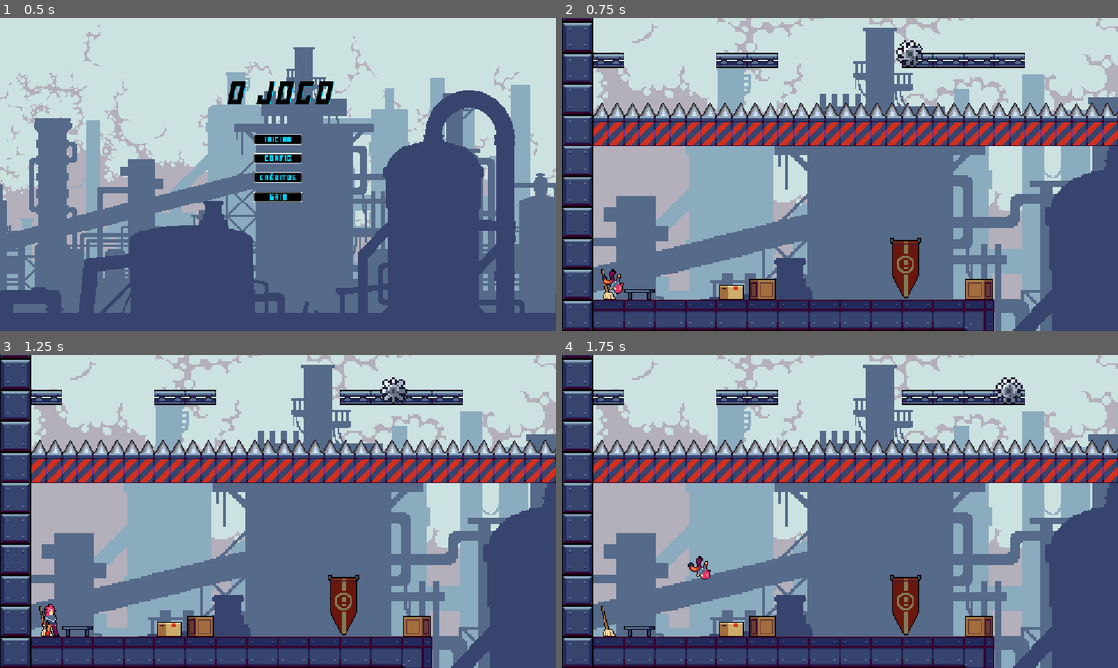
Above: before the commit, frames 1-4 (two rows, left to right).
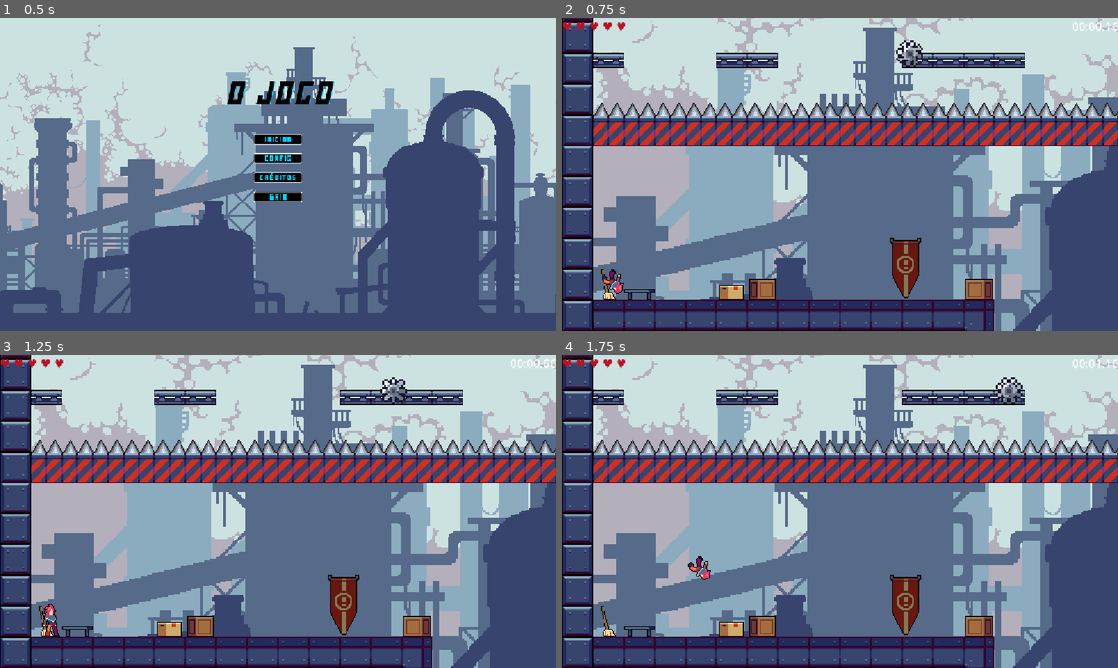
Above: after the commit, the same moments.

Repository: Carlos-Robrt-S/Plataformer-2D-GameDev
Game: Godot game, scene res://Scenes/Paneis/menu.tscn
Two runs of this game, one before a commit and one after it. Both use one fixed random seed, a clock stepped at 60 frames per second and the inputs below.
Inputs:
- Up to frame 1 (0.5 s): no input
- Up to frame 2 (0.75 s): click "Iniciar" at 0.5 s
- Up to frame 3 (1.25 s): no input
- Up to frame 4 (1.75 s): hold D (direita) from 1.28 s (still down); tap W (pular) at 1.52 s

Frame 1 is identical in both runs. In frame 2, 0.2% of the frame differs, in the area x 0-100%, y 1-5%; in frame 3, 0.2%; in frame 4, 0.2%.

Commit message:
adiciona HUD com vidas e timer

Diff:
--- /dev/null
+++ b/plataform/Scenes/Paneis/hud.tscn
@@ -0,0 +1,21 @@
+[gd_scene format=3 uid="uid://cseb0lqimgxbb"]
+
+[ext_resource type="Script" uid="uid://5uogeoo3cbvp" path="res://Scripts/hud.gd" id="1_hrapd"]
+
+[node name="HUD" type="CanvasLayer" unique_id=859722528]
+script = ExtResource("1_hrapd")
+
+[node name="Tempo" type="Label" parent="." unique_id=732128911]
+anchors_preset = 1
+anchor_left = 1.0
+anchor_right = 1.0
+offset_left = -40.0
+offset_bottom = 23.0
+grow_horizontal = 0
+theme_override_font_sizes/font_size = 24
+
+[node name="Vidas" type="Label" parent="." unique_id=594097314]
+offset_right = 40.0
+offset_bottom = 23.0
+theme_override_colors/font_color = Color(0.74509805, 0.0627451, 0.14117648, 1)
+theme_override_font_sizes/font_size = 24
--- a/plataform/Scenes/levels/fase_principal.tscn
+++ b/plataform/Scenes/levels/fase_principal.tscn
@@ -13,6 +13,8 @@
 [ext_resource type="PackedScene" uid="uid://lg6yxbj50wc7" path="res://Scenes/hazards/saw.tscn" id="8_qqq5w"]
 [ext_resource type="Texture2D" uid="uid://dkf5rcew7l1xq" path="res://Assets/atlas/2 Background/4.png" id="9_sq8ne"]
 [ext_resource type="PackedScene" uid="uid://cnr3lw5vbcxm7" path="res://Scenes/levels/kill_zone.tscn" id="10_2p54t"]
+[ext_resource type="AudioStream" uid="uid://xgyfc7pwdgjr" path="res://Assets/audio/sfx/playerhurt.wav" id="14_jbp0s"]
+[ext_resource type="PackedScene" uid="uid://cseb0lqimgxbb" path="res://Scenes/Paneis/hud.tscn" id="15_26unb"]
 
 [node name="fase_principal" type="Node2D" unique_id=941231126]
 script = ExtResource("1_squgx")
@@ -291,5 +293,11 @@
 grow_vertical = 0
 text = "Sair"
 
+[node name="SomMorte" type="AudioStreamPlayer" parent="." unique_id=2063042511]
+stream = ExtResource("14_jbp0s")
+bus = &"SFX"
+
+[node name="HUD" parent="." unique_id=859722528 instance=ExtResource("15_26unb")]
+
 [connection signal="pressed" from="Player/Camera2D/MenuPause/Button" to="." method="_on_button_pressed"]
 [connection signal="pressed" from="Player/Camera2D/MenuPause/Sair" to="." method="_on_sair_pressed"]
--- a/plataform/Scripts/fase_principal.gd
+++ b/plataform/Scripts/fase_principal.gd
@@ -6,6 +6,9 @@
 
 @onready var spawn = $Spawn
 @onready var player = $Player
+
+@onready var som_morte: AudioStreamPlayer = $SomMorte
+
 
 @export var camera_limits: Rect2i = Rect2i(0, 0, 2528, 640)
 
@@ -16,7 +19,7 @@
 
 
 func _ready() -> void:
-	$Player/Camera2D/MenuPause.visible = false
+	#$Player/Camera2D/MenuPause.visible = false
 	camera = player.find_child("Camera2D", true, false)
 	if camera != null:
 		camera.limit_left = camera_limits.position.x
@@ -29,7 +32,10 @@
 	for checkpoint in get_tree().get_nodes_in_group("checkpoint"):
 		checkpoint.connect("activated", _on_checkpoint_activated)
 
-	player.died.connect(respawn)
+	player.died.connect(_ao_morrer)
+	level_completed.connect(_ao_completar)
+
+	GameState.iniciar_fase()
 	respawn()
 
 func _process(_delta: float) -> void:
@@ -64,3 +70,19 @@
 
 func _on_sair_pressed() -> void:
 	get_tree().quit()
+
+func _ao_morrer() -> void:
+	if level_finished:
+		return
+
+	som_morte.play()
+
+	if GameState.registrar_morte():
+		respawn()
+	else:
+		level_finished = true
+		$GameOver.mostrar()
+
+func _ao_completar() -> void:
+	var resultado: Dictionary = GameState.concluir_fase()
+	$Vitoria.mostrar(resultado)
--- /dev/null
+++ b/plataform/Scripts/hud.gd
@@ -0,0 +1,20 @@
+extends CanvasLayer
+
+@onready var tempo_label: Label = $Tempo
+@onready var vidas_label: Label = $Vidas
+
+
+func _ready() -> void:
+	GameState.tempo_alterado.connect(_atualizar_tempo)
+	GameState.vidas_alteradas.connect(_atualizar_vidas)
+
+	_atualizar_tempo(GameState.tempo)
+	_atualizar_vidas(GameState.vidas)
+
+
+func _atualizar_tempo(t: float) -> void:
+	tempo_label.text = GameState.formatar_tempo(t)
+
+
+func _atualizar_vidas(v: int) -> void:
+	vidas_label.text = "♥ ".repeat(maxi(v, 0))
Not shown, added: plataform/Scripts/hud.gd.uid
